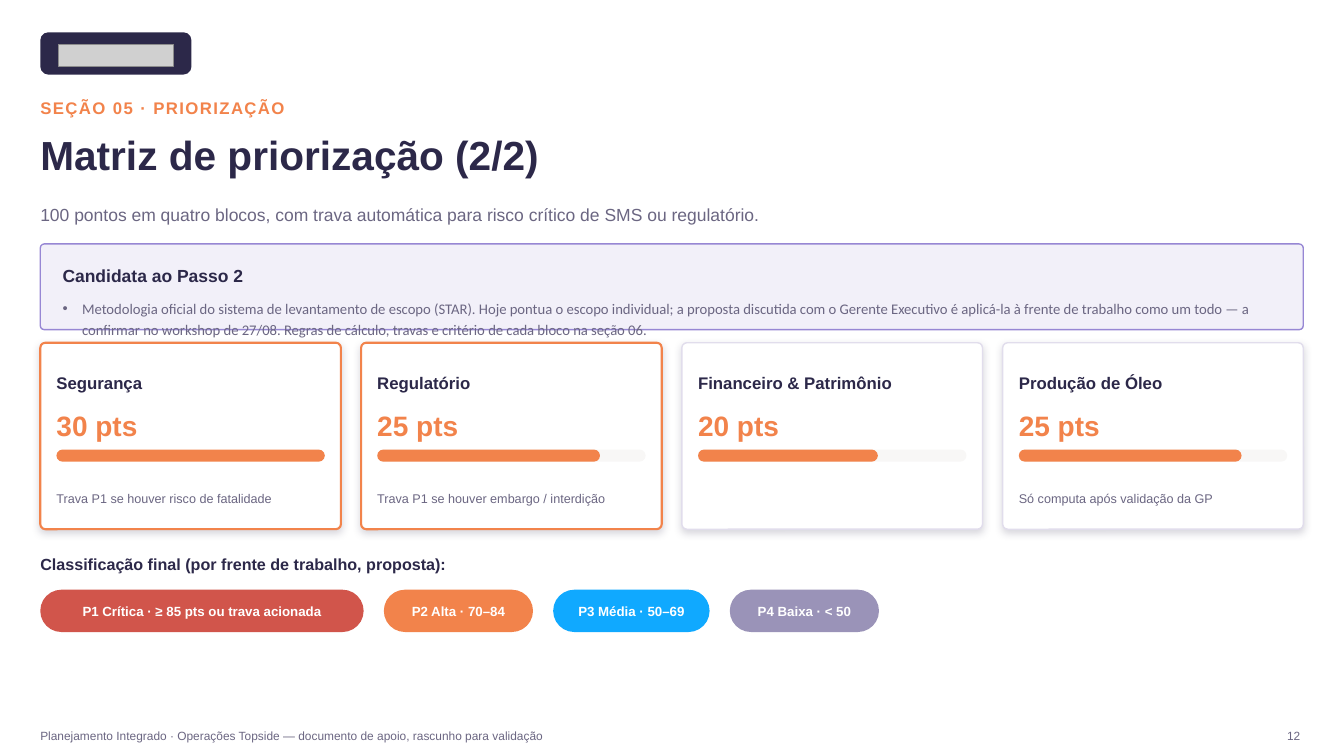
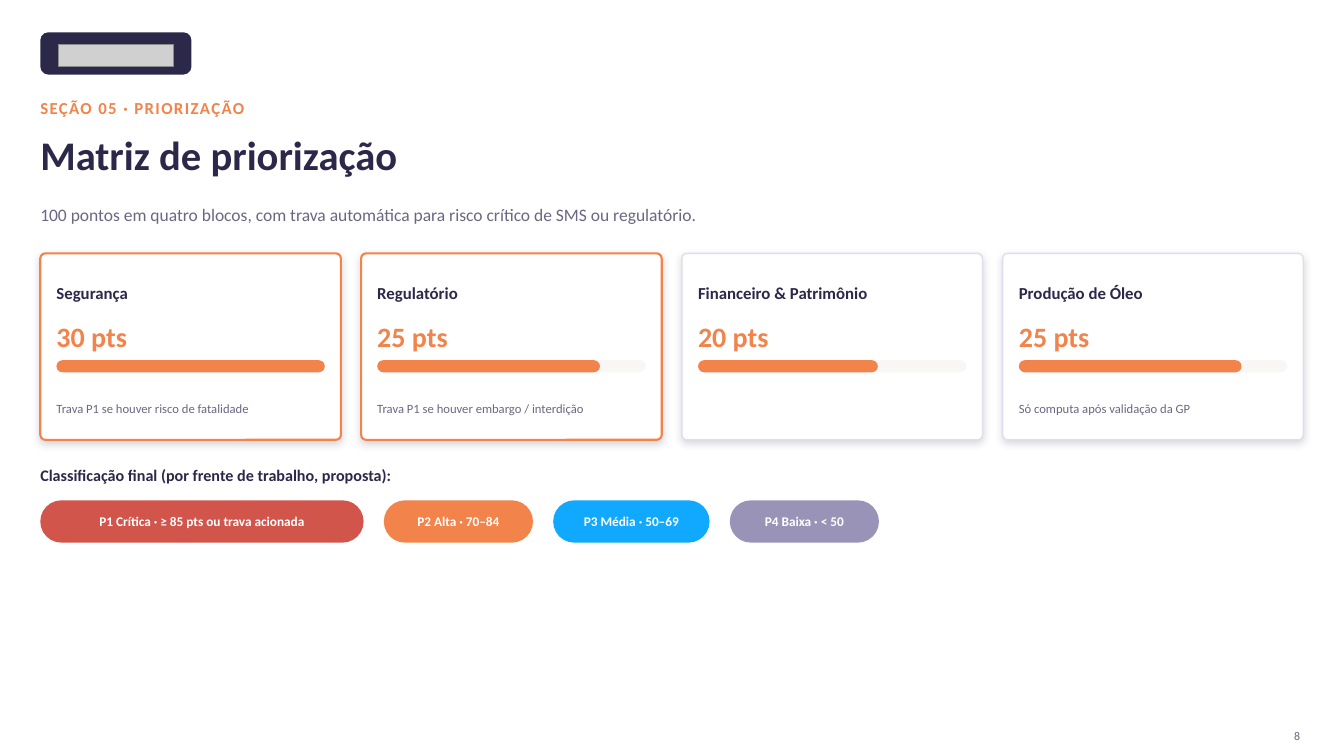
Before and after one commit to LucasRibaas/Planejamento, a slide deck: slide 9 of Planejamento_Integrado_Operacoes_Topside.pptx (slide 13 before the commit). Drawn at 1344x756 pixels with LibreOffice and Linux fonts; fonts in the diff are those of the drawing; grey boxes stand for pictures. Boxes give left, top, right and bottom in pixels: in the first picture for what was removed or moved away, otherwise in the second. Text is boxed around its words. In the diff, an @@ line names an element or a change of style, - is before the commit and + after.

```diff
--- a/Planejamento_Integrado_Operacoes_Topside.pptx
+++ b/Planejamento_Integrado_Operacoes_Topside.pptx
@@ text at box(40, 141, 398, 177): text changed; font Arial to Calibri @@
-Matriz de priorização (2/2)
+Matriz de priorização
@@ rounded rectangle removed at box(40, 244, 1304, 330) @@
@@ text removed at box(63, 269, 243, 282) @@
-Candidata ao Passo 2
@@ text removed at box(82, 303, 1249, 338) @@
-• Metodologia oficial do sistema de levantamento de escopo (STAR). Hoje pontua o escopo individual; a proposta discutida com o Gerente Executivo é aplicá-la à frente de trabalho como um todo — a confirmar no workshop de 27/08. Regras de cálculo, travas e critério de cada bloco na seção 06.
@@ font Arial to Calibri in 18 elements at box(40, 101, 244, 117), box(40, 209, 696, 224), box(56, 288, 127, 302), box(56, 328, 127, 352), box(56, 404, 249, 413), box(377, 287, 458, 302), box(377, 328, 448, 352), box(377, 404, 583, 415), box(698, 287, 867, 299), box(698, 328, 769, 352), box(1019, 286, 1143, 302), box(1019, 328, 1090, 352), box(1019, 404, 1190, 415), box(40, 469, 391, 484), box(99, 516, 305, 528), box(417, 516, 499, 526), box(584, 516, 678, 526), box(765, 517, 843, 526) @@
@@ 16 texts, 15 rounded rectangles: place and size @@
-16 texts, 15 rounded rectangles at box(40, 343, 1304, 632)
+16 texts, 15 rounded rectangles at box(40, 253, 1304, 542)
@@ text removed at box(40, 731, 542, 743) @@
-Planejamento Integrado · Operações Topside — documento de apoio, rascunho para validação
@@ text at box(1294, 732, 1300, 740): text changed; font Arial to Calibri @@
-12
+8
```
Also in this commit, not shown: 17 other slides changed, 5 slides added, 8 slides removed, 1 other file.
